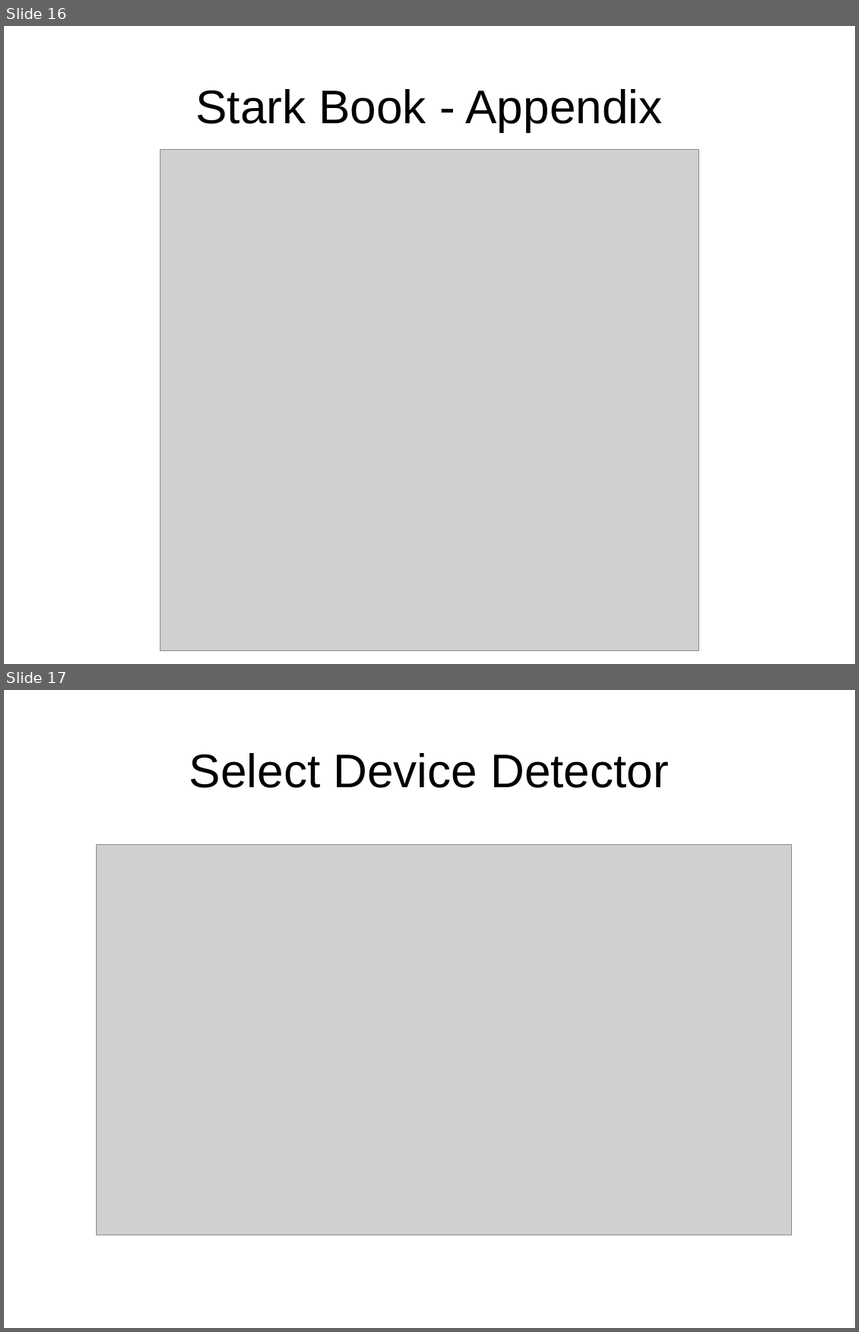
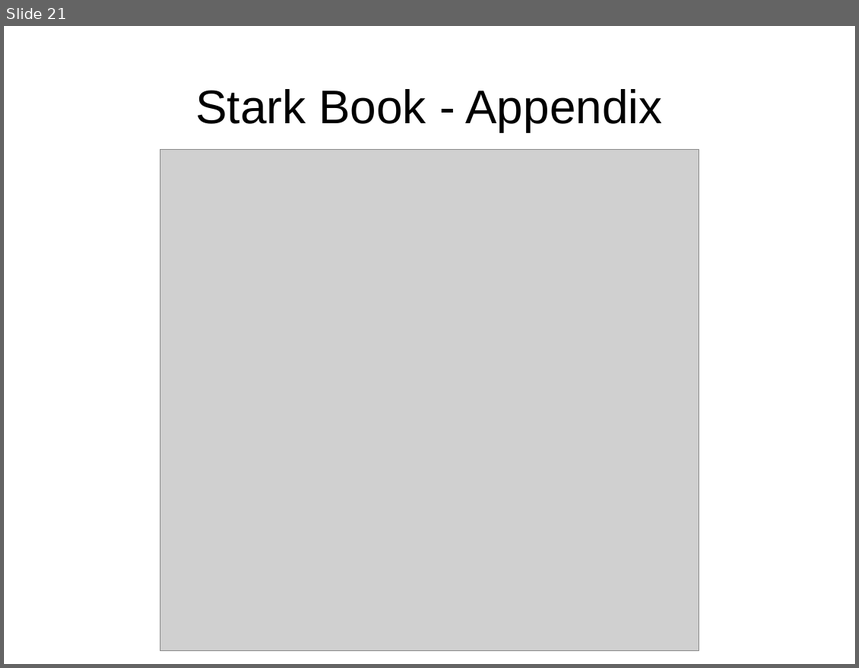
Before and after one commit to tomwhartung/jmws_accoutrements, a slide deck: presentations/2016_04-AWD_in_PHP_CMSes/AWD_in_PHP_CMSes-slides.odp. Shown one above the other, each under a label of ours: slides 16 and 17 before the commit, slide 21 after it. The pictures are 859x1332 and 859x668 pixels, drawn with LibreOffice and Linux fonts; fonts in the diff are those of the drawing; grey boxes stand for pictures. Boxes give left, top, right and bottom in pixels: in the first picture for what was removed or moved away, otherwise in the second. Text is boxed around its words. In the diff, an @@ line names an element or a change of style, - is before the commit and + after.

```diff
--- a/presentations/2016_04-AWD_in_PHP_CMSes/AWD_in_PHP_CMSes-slides.odp
+++ b/presentations/2016_04-AWD_in_PHP_CMSes/AWD_in_PHP_CMSes-slides.odp
@@ slide 17 removed at [4,690,855,1328], background #FFFFFF @@
@@ title removed at [189,753,668,788] @@
-Select Device Detector
@@ picture removed at [97,844,792,1236] @@
@@ what was slide 16 is now slide 21 @@
```
Also in this commit, not shown: 1 slide changed, 2 slides added, 2 other slides removed.
